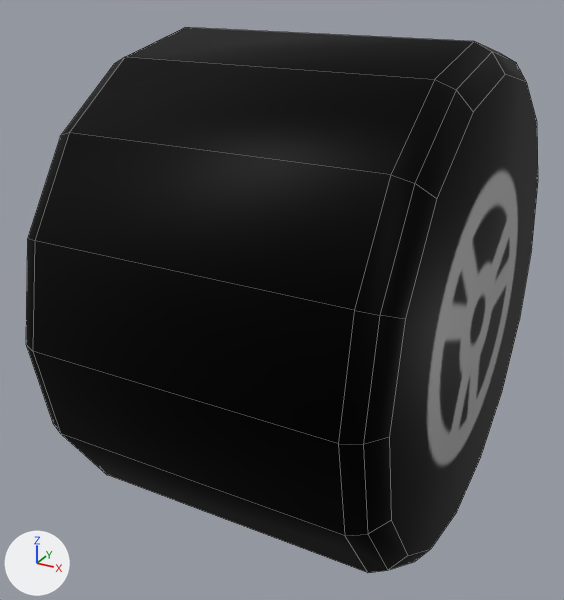
An edit to the Blender file assets/vehicles/kart/wheel.blend, drawn before and after from the same camera.
Camera for both pictures: a camera (50 mm lens) standing at (1.38, -2.78, 1.29) and looking at (-0.1, -0.08, -0.06). The lights are fixed; the arrows at lower left show +X, +Y and +Z. Mesh edges are drawn as thin lines.

The older version as bpy lines, for what is in view:
```python
me_cylinder_001 = bpy.data.meshes.new('Cylinder.001')
me_cylinder_001.from_pydata(...)  # 96 vertices, 82 faces; spans x -0.49..0.49, y -0.7..0.7, z -0.7..0.7
me_cylinder_001.materials.append(mat_wheel)  # picture img_wheel_png
ob_wheel = bpy.data.objects.new('Wheel', me_cylinder_001)
ob_wheel.location = (0.0, 0.0, 0.0)
ob_wheel.scale = (1.47, 1.47, 1.47)
```
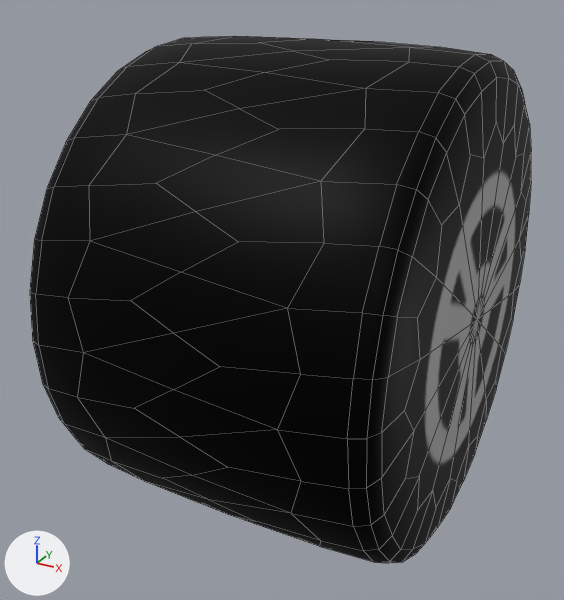
Boxes [x1, y1, x2, y2] around the edits, measured in the pictures (564 x 600 px):
'Wheel', modifiers changed: before [26, 27, 538, 573]; after [30, 36, 531, 563]

Patch to the scene script:
```diff
--- a/assets/vehicles/kart/wheel.blend.py
+++ b/assets/vehicles/kart/wheel.blend.py
@@ ob_wheel @@
 ob_wheel.scale = (1.47, 1.47, 1.47)
+_m = ob_wheel.modifiers.new('Subdivision', 'SUBSURF')
+_m.render_levels = 1
```
